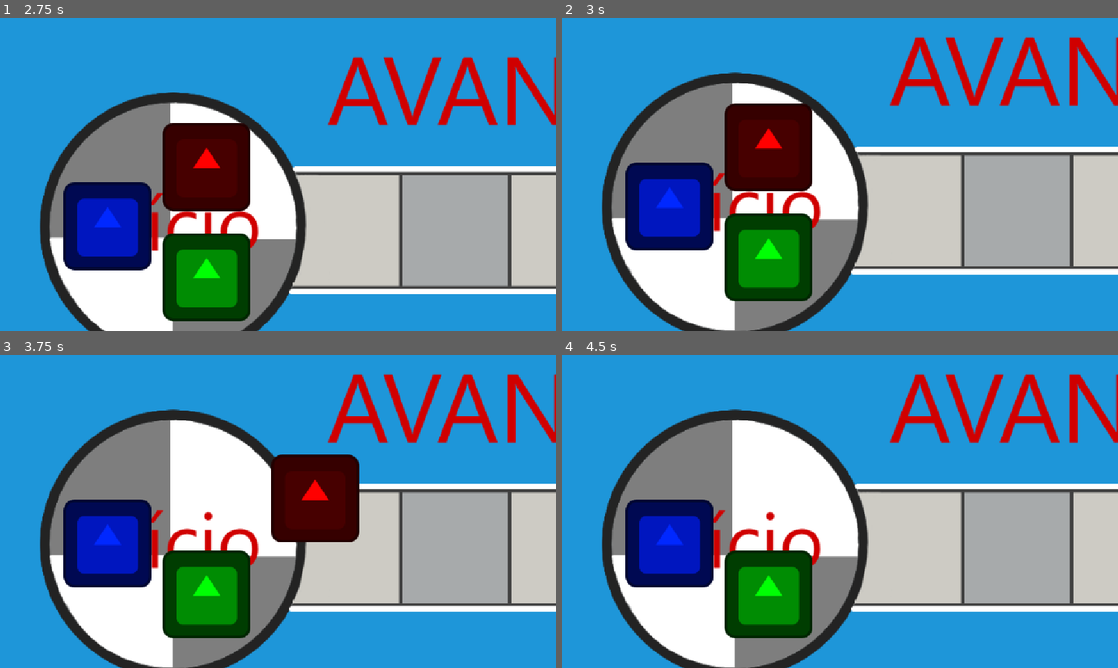
Above: before the commit, frames 1-4 (two rows, left to right).
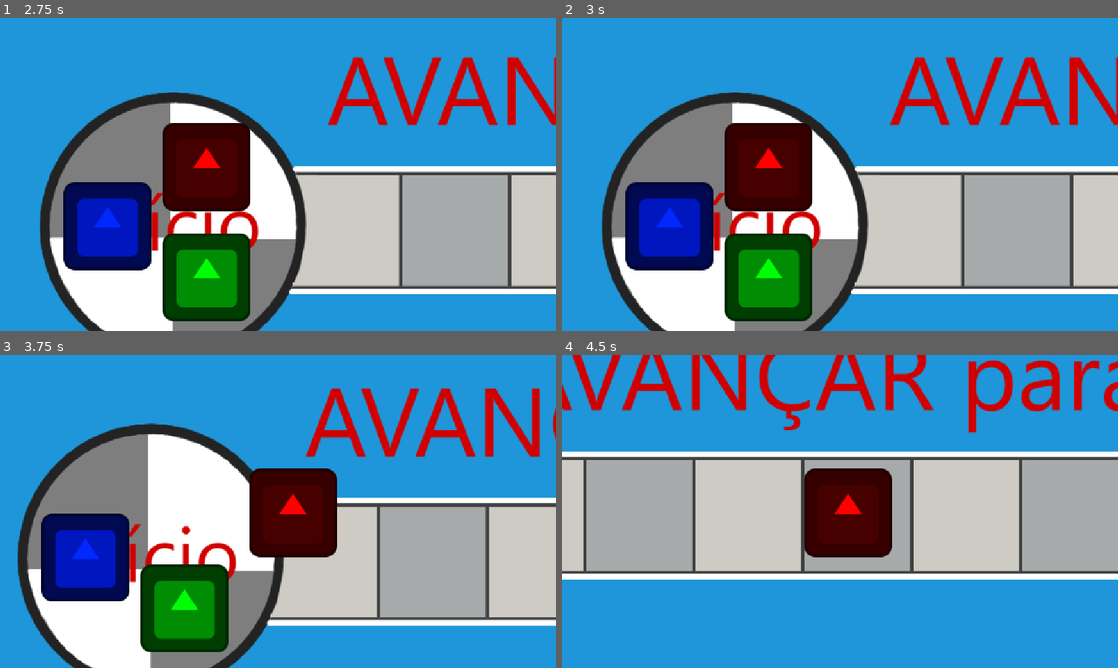
Above: after the commit, the same moments.

Repository: LitheFulminare/avancar-para-reciclar-XP5
Game: Godot game, scene res://Scenes/Game/game_scene.tscn
Same seed, same stepped clock (60 frames per second), same inputs: the game is played once before the commit and once after it. The engine's default icon, where the game draws it, is replaced by a stand-in: a white triangle on a blue panel in a dark square.
Inputs (mouse positions are in pixels of both pictures, inside the frame that each line leads up to):
- Up to frame 1 (2.75 s): tap Enter at 0.5 s; move the mouse to (400, 158) at 0.52 s; hold Mouse wheel up (Camera zoom in) 0.53-1.28 s; move the mouse to (166, 190) at 1.27 s; tap Mouse wheel down (Camera zoom out) at 1.35 s; tap Space (Confirm) at 2 s; move the mouse to (333, 105) at 2.02 s; hold Space (Confirm) from 2.03 s (still down)
- Up to frame 2 (3 s): move the mouse to (812, 237) at 2.77 s; release Space (Confirm) at 2.78 s; tap S (Move camera down) at 2.85 s
- Up to frame 3 (3.75 s): tap Space (Confirm) at 3.5 s; move the mouse to (444, 558) at 3.52 s; hold A (Move camera left) from 3.53 s (still down)
- Up to frame 4 (4.5 s): move the mouse to (673, 464) at 4.27 s; release A (Move camera left) at 4.28 s; tap D (Move camera right) at 4.35 s

Frame 1 is identical in both runs. In frame 2, 31% of the frame differs, in the area x 7-100%, y 6-100%; in frame 3, 39%; in frame 4, 63%, in the area x 0-100%, y 0-100%.

Commit message:
camera follows player

Diff:
--- a/avancar para reciclar/Scripts/Managers/round_manager.gd
+++ b/avancar para reciclar/Scripts/Managers/round_manager.gd
@@ -61,6 +61,10 @@
 func _ready() -> void:
 	start_game()
 
+func _process(delta: float) -> void:
+	if active_player != null:
+		main_camera.global_position = active_player.global_position
+
 func _input(event: InputEvent) -> void:
 	if event.is_action_pressed("Confirm"):
 		next_turn();
@@ -86,9 +90,7 @@
 			turn += 1
 			active_player = player_array[turn-1]
 			print(active_player.name + "'s turn")
-			if active_player != null:
-				print("Active player location: " + str(active_player.global_position))
-				main_camera.zoom_to_location(active_player.global_position)
+			main_camera.zoom_to_location(active_player.global_position)
 			current_round_state = round_states.first_dice_roll
 
 		round_states.first_dice_roll:
